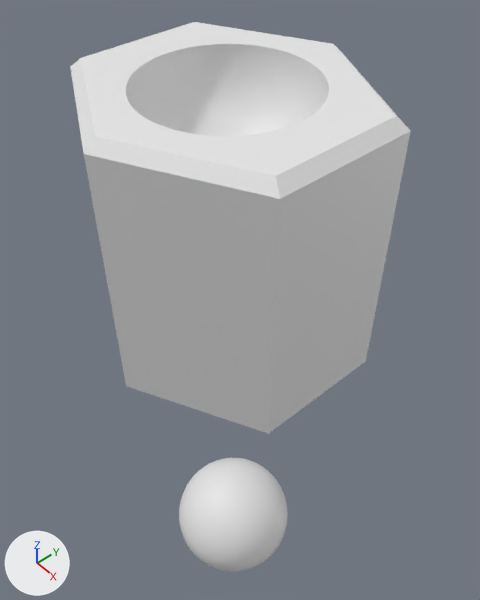
A saved change to the Blender file RealCheckerBoard/Assets/Prefab/CheckersBoard/tiles.blend.
Camera for both pictures: a 50 mm camera at (2.88, -2.41, 2.79) aimed at (-0.35, 0.4, -1.25). The lights are fixed; the arrows at lower left show +X, +Y and +Z.
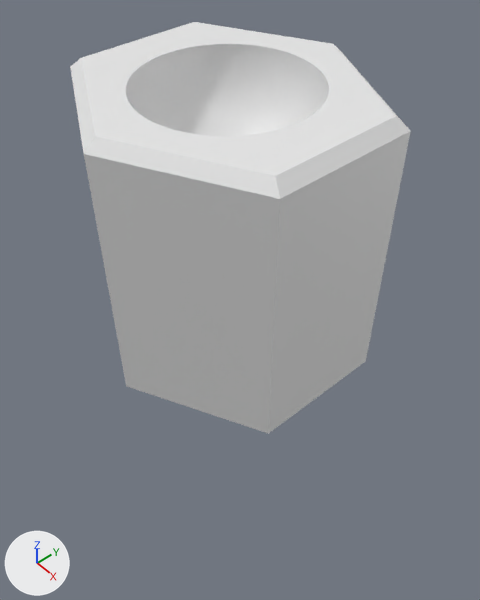
Where the newer file only moved an object's origin or applied its transform, the numbers keep the older frame.

Location of each change, (x1, y1, x2, y2) in pixels of the pictures (480 x 600 px):
'Sphere', deleted: before (179, 458, 288, 572)

Edits to the bpy script that builds the scene:
```text
Remove ob_sphere:
    ob_sphere = bpy.data.objects.new('Sphere', me_sphere)
    ob_sphere.location = (0.0, 0.0, -4.007)
    ob_sphere.scale = (0.6, 0.6, 0.6)
```
